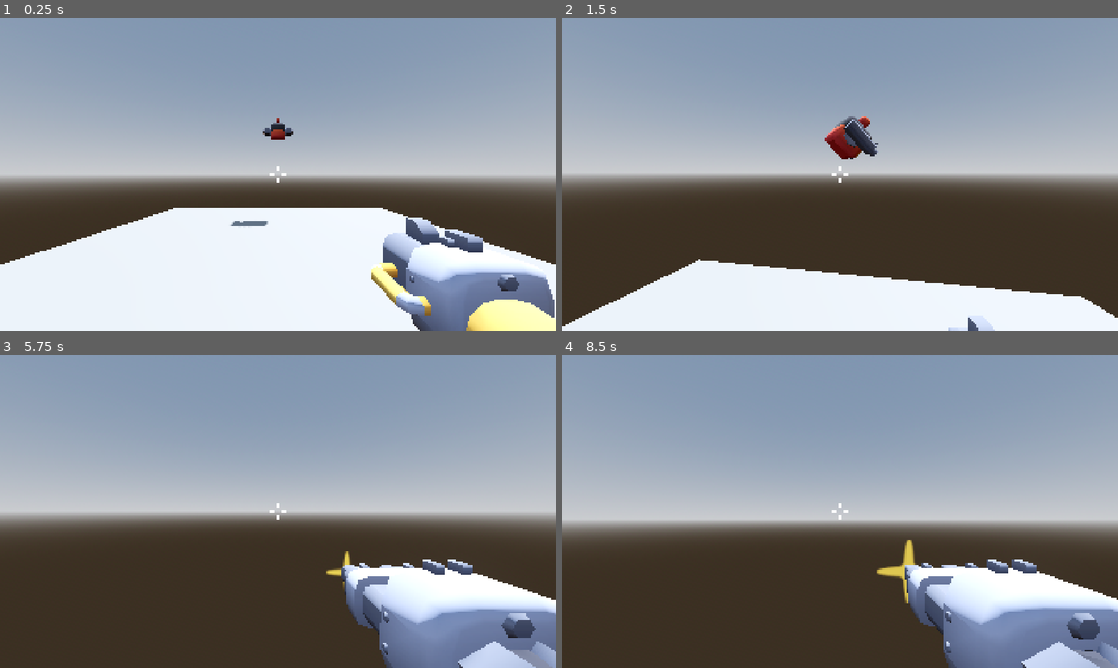
Above: before the commit, frames 1-4 (two rows, left to right).
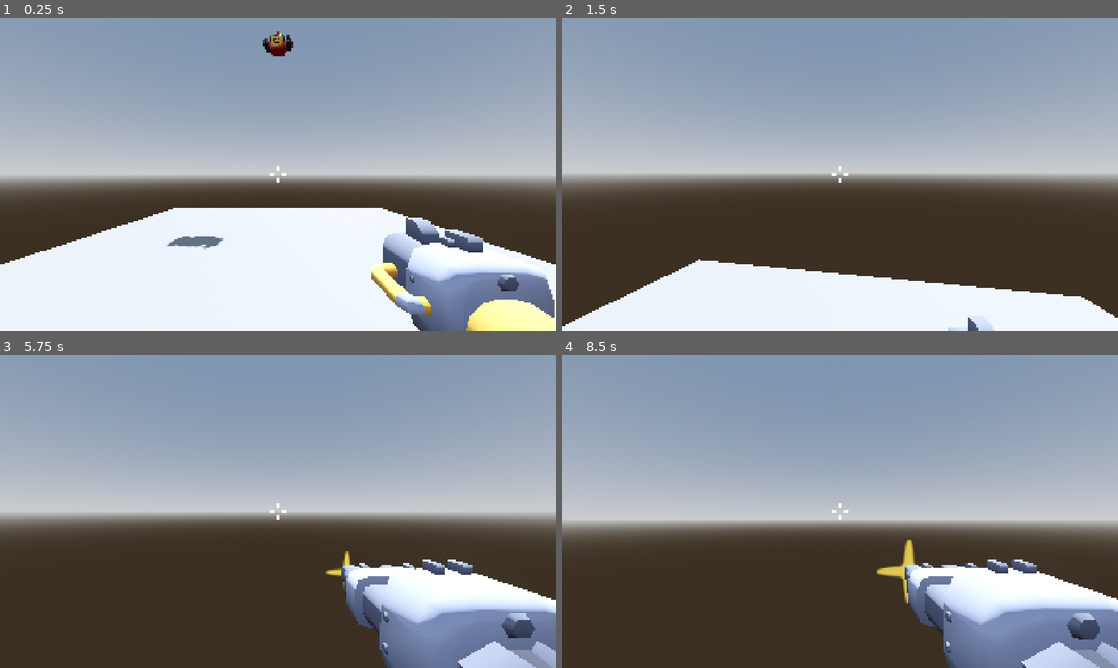
Above: after the commit, the same moments.

Repository: Stone-keep/3d_first_person_shooter
Game: Godot game, scene res://scenes/game.tscn
Same seed, same stepped clock (60 frames per second), same inputs: the game is played once before the commit and once after it.
Inputs (mouse positions are in pixels of both pictures, inside the frame that each line leads up to):
- Up to frame 1 (0.25 s): no input
- Up to frame 2 (1.5 s): move the mouse to (867, 174) at 0.52 s; press the mouse at (867, 174) at 0.53 s; hold W (forward) from 0.53 s (still down); tap Space (jump) at 0.77 s; move the mouse to (812, 174) at 1.27 s; release the mouse at (812, 174) at 1.28 s; tap E (toggle_weapon) at 1.35 s
- Up to frame 3 (5.75 s): keep holding W (forward); tap Space (jump) at 1.52, 3.02, 3.77, 4.52 s; move the mouse to (289, 505) at 2.02 s; press the mouse at (289, 505) at 2.03 s; move the mouse to (272, 517) at 2.77 s; release the mouse at (272, 517) at 2.78 s; tap E (toggle_weapon) at 2.85, 4.35 s; move the mouse to (316, 514) at 3.52 s; press the mouse at (316, 514) at 3.53 s; tap Enter at 4.25 s; move the mouse to (233, 508) at 4.27 s; release the mouse at (233, 508) at 4.28 s; move the mouse to (283, 511) at 5.02 s; press the mouse at (283, 511) at 5.03 s
- Up to frame 4 (8.5 s): move the mouse to (817, 505) at 5.77 s; release W (forward) at 5.78 s; release the mouse at (817, 505) at 5.78 s; hold D (right) 5.78-6.53 s; tap E (toggle_weapon) at 5.85, 7.35 s; tap Space (jump) at 6.02, 6.77, 7.25, 7.52 s; move the mouse to (867, 511) at 6.52 s; press the mouse at (867, 511) at 6.53 s; hold W (forward) from 6.53 s (still down); move the mouse to (812, 511) at 7.27 s; release the mouse at (812, 511) at 7.28 s; move the mouse to (851, 505) at 8.02 s; press the mouse at (851, 505) at 8.03 s

The runs differ from the first frame. In frame 1, 0.9% of the frame differs, in the area x 30-77%, y 4-91%; in frame 2, 0.9%; in frame 3, less than 0.1%; in frame 4, 0.2%.

Commit message:
Add enemy health, flash on taking damage + dying animation

Diff:
--- a/project.godot
+++ b/project.godot
@@ -61,6 +61,8 @@
 toggle_weapon={
 "deadzone": 0.2,
 "events": [Object(InputEventKey,"resource_local_to_scene":false,"resource_name":"","device":-1,"window_id":0,"alt_press …(192 unchanged characters)…
+, Object(InputEventMouseButton,"resource_local_to_scene":false,"resource_name":"","device":-1,"window_id":0,"alt_pressed":false,"shift_pressed":false,"ctrl_pressed":false,"meta_pressed":false,"button_mask":0,"position":Vector2(0, 0),"global_position":Vector2(0, 0),"factor":1.0,"button_index":4,"canceled":false,"pressed":false,"double_click":false,"script":null)
+, Object(InputEventMouseButton,"resource_local_to_scene":false,"resource_name":"","device":-1,"window_id":0,"alt_pressed":false,"shift_pressed":false,"ctrl_pressed":false,"meta_pressed":false,"button_mask":0,"position":Vector2(0, 0),"global_position":Vector2(0, 0),"factor":1.0,"button_index":5,"canceled":false,"pressed":false,"double_click":false,"script":null)
 ]
 }
 exit={
--- a/scenes/blaster.tscn
+++ b/scenes/blaster.tscn
@@ -15,7 +15,12 @@
 [node name="blaster" parent="WeaponMesh" parent_id_path=PackedInt32Array(761438346) index="0" unique_id=1826484222 instance=ExtResource("2_5vvm8")]
 transform = Transform3D(-0.7, 0, -1.0569706e-07, 0, 0.7, 0, 1.0569706e-07, 0, -0.7, 0, 0, 0)
 
+[node name="blaster2" parent="WeaponMesh/blaster" index="0" unique_id=1503261968]
+cast_shadow = 0
+
 [node name="MainBarrel" type="Sprite3D" parent="MuzzleFlash" parent_id_path=PackedInt32Array(617317940) index="0" unique_id=2104085594]
 transform = Transform3D(0.5, 0, 0, 0, 0.5, 0, 0, 0, 0.5, 0, 0.31399122, -0.6393251)
 modulate = Color(1.4369954, 0.84969777, 0.30965626, 0.69900006)
 texture = ExtResource("3_2f31d")
+
+[editable path="WeaponMesh/blaster"]
--- a/scenes/dual_shooter.tscn
+++ b/scenes/dual_shooter.tscn
@@ -9,7 +9,6 @@
 damage = 2
 cooldown = 0.3
 continuous_shooting = true
-number_of_barrels = 2
 min_flash_size = 0.3
 max_flash_size = 0.45
 recoil_distance = Vector3(0, 0.03, 0.03)
@@ -18,6 +17,12 @@
 [node name="blaster-repeater" parent="WeaponMesh" parent_id_path=PackedInt32Array(761438346) index="0" unique_id=1260464293 instance=ExtResource("2_7wsxr")]
 transform = Transform3D(-0.7, 0, -6.119594e-08, 0, 0.7, 0, 6.119594e-08, 0, -0.7, 0, 0, 0)
 
+[node name="blaster-repeater2" parent="WeaponMesh/blaster-repeater" index="0" unique_id=20342599]
+cast_shadow = 0
+
+[node name="Group" parent="WeaponMesh/blaster-repeater/blaster-repeater2" index="0" unique_id=1037352341]
+cast_shadow = 0
+
 [node name="LeftBarrel" type="Sprite3D" parent="MuzzleFlash" parent_id_path=PackedInt32Array(617317940) index="0" unique_id=1537657992]
 transform = Transform3D(0.4, 0, 0, 0, 0.4, 0, 0, 0, 0.4, 0.128, 0.312, -0.84)
 texture = ExtResource("3_1krk6")
@@ -25,3 +30,5 @@
 [node name="RightBarrel" type="Sprite3D" parent="MuzzleFlash" parent_id_path=PackedInt32Array(617317940) index="1" unique_id=1883629090]
 transform = Transform3D(0.4, 0, 0, 0, 0.4, 0, 0, 0, 0.4, -0.155, 0.312, -0.84)
 texture = ExtResource("3_1krk6")
+
+[editable path="WeaponMesh/blaster-repeater"]
--- a/scenes/enemy.gd
+++ b/scenes/enemy.gd
@@ -4,32 +4,46 @@
 @export var max_flash_size: float
 @export var number_of_barrels := 1
 @export var damage := 1
+@export var health := 20
 @export var rotation_speed := 10.0
 
 @onready var muzzleflash: Node3D = $Model/MuzzleFlash
 @onready var shoot_timer: Timer = $ShootTimer
 @onready var shoot_shape: ShapeCast3D = $ShootZone
+@onready var model: Node3D = $Model
+
+var enemy_name: String
+var enemy_names := ["Robo", "Robo #2", "Robo #3"]
 
 var player: CharacterBody3D
 
 var current_barrel := 0
+var is_dying := false
 
 func _ready() -> void:
 	for sprite in muzzleflash.get_children():
 		sprite.scale = Vector3.ZERO
 		sprite.modulate = Color(0.99, 0.0, 0.05, randf_range(0.6, 0.8))
+	enemy_name = enemy_names.pick_random()
 
 func _physics_process(delta: float) -> void:
-	if player:
-		var target_dir = (player.enemy_target.global_position - global_position).normalized()
-		var current_dir = -global_transform.basis.z
-		var new_dir = current_dir.slerp(target_dir, rotation_speed * delta).normalized()
-		look_at(global_transform.origin + new_dir, Vector3.UP)
-		rotation.z = 0.0
-		rotation.x = clamp(rotation.x, deg_to_rad(-45), deg_to_rad(45))
+	if not player or is_dying:
+		return
+	var target_dir = (player.enemy_target.global_position - global_position).normalized()
+	var current_dir = -global_transform.basis.z
+	var new_dir = current_dir.slerp(target_dir, rotation_speed * delta).normalized()
+	look_at(global_transform.origin + new_dir, Vector3.UP)
+	rotation.z = 0.0
+	rotation.x = clamp(rotation.x, deg_to_rad(-45), deg_to_rad(45))
 
 func get_hit(hit_damage: int):
-	print("Enemy hit for: " + str(hit_damage))
+	if is_dying:
+		return
+	flash()
+	health -= hit_damage
+	print(health)
+	if health <= 0:
+		die()
 
 func shoot():
 	muzzle_flash()
@@ -49,6 +63,31 @@
 	tween.tween_property(barrel_flash, "scale", Vector3.ZERO, 0.2)
 	current_barrel = posmod(current_barrel + 1, number_of_barrels)
 
+func flash():
+	var tween = create_tween()
+	tween.set_parallel(true)
+	for mesh in model.get_children():
+		if mesh is MeshInstance3D:
+			tween.tween_property(mesh.material_overlay, "shader_parameter/Progress", 1.0, 0.1)
+	tween.set_parallel(false)
+	tween.tween_interval(0.1)
+	tween.set_parallel(true)
+	for mesh in model.get_children():
+		if mesh is MeshInstance3D:
+			tween.tween_property(mesh.material_overlay, "shader_parameter/Progress", 0.0, 0.1)
+
+
+func die():
+	player = null
+	is_dying = true
+	var tween = create_tween()
+	tween.set_parallel(true)
+	tween.tween_property(self, "position", position + Vector3(0, -6, 0), 3.0)
+	tween.tween_property(self, "rotation", rotation + Vector3(randf_range(TAU, 2 * TAU), randf_range(TAU, 2 * TAU), randf_range(TAU, 2 * TAU)), 3.0)
+	tween.tween_property(self, "scale", Vector3(0.01, 0.01, 0.01), 1.0).set_delay(2.0)
+	tween.chain()
+	tween.tween_callback(queue_free)
+
 func _on_detection_range_body_entered(body: CharacterBody3D) -> void:
 	if body.is_in_group("player"):
 		player = body
--- a/scenes/enemy.tscn
+++ b/scenes/enemy.tscn
@@ -2,7 +2,15 @@
 
 [ext_resource type="Script" uid="uid://cccqoultfmbad" path="res://scenes/enemy.gd" id="1_md0e3"]
 [ext_resource type="Texture2D" uid="uid://b5hxnjwvrxuji" path="res://models/Textures/colormap.png" id="2_4ra3w"]
+[ext_resource type="Shader" uid="uid://d3r7piefmdwd3" path="res://shaders/flash.tres" id="2_5uy6h"]
 [ext_resource type="Texture2D" uid="uid://csut3ovk0uh0b" path="res://sprites/nozzle_burst.png" id="3_4ra3w"]
+
+[sub_resource type="ShaderMaterial" id="ShaderMaterial_4ra3w"]
+resource_local_to_scene = true
+render_priority = 0
+shader = ExtResource("2_5uy6h")
+shader_parameter/ColorParameter = Color(1, 1, 1, 1)
+shader_parameter/Progress = 0.0
 
 [sub_resource type="StandardMaterial3D" id="StandardMaterial3D_7el7r"]
 resource_name = "colormap"
@@ -44,6 +52,13 @@
 blend_shape_mode = 0
 shadow_mesh = SubResource("ArrayMesh_n2siq")
 
+[sub_resource type="ShaderMaterial" id="ShaderMaterial_5uy6h"]
+resource_local_to_scene = true
+render_priority = 0
+shader = ExtResource("2_5uy6h")
+shader_parameter/ColorParameter = Color(1, 1, 1, 1)
+shader_parameter/Progress = 0.0
+
 [sub_resource type="ArrayMesh" id="ArrayMesh_pqxnc"]
 _surfaces = [{
 "aabb": AABB(-0.09999998, -0.050000004, -0.100000024, 0.2, 0.32500002, 0.2),
@@ -78,6 +93,13 @@
 blend_shape_mode = 0
 shadow_mesh = SubResource("ArrayMesh_pqxnc")
 
+[sub_resource type="ShaderMaterial" id="ShaderMaterial_c4w8v"]
+resource_local_to_scene = true
+render_priority = 0
+shader = ExtResource("2_5uy6h")
+shader_parameter/ColorParameter = Color(1, 1, 1, 1)
+shader_parameter/Progress = 0.0
+
 [sub_resource type="ArrayMesh" id="ArrayMesh_d108p"]
 _surfaces = [{
 "aabb": AABB(1.8047785e-16, -0.2, -0.24142134, 0.29999998, 0.4, 0.7),
@@ -111,6 +133,13 @@
 }]
 blend_shape_mode = 0
 shadow_mesh = SubResource("ArrayMesh_d108p")
+
+[sub_resource type="ShaderMaterial" id="ShaderMaterial_xwavj"]
+resource_local_to_scene = true
+render_priority = 0
+shader = ExtResource("2_5uy6h")
+shader_parameter/ColorParameter = Color(1, 1, 1, 1)
+shader_parameter/Progress = 0.0
 
 [sub_resource type="ArrayMesh" id="ArrayMesh_28etn"]
 _surfaces = [{
@@ -170,21 +199,25 @@
 
 [node name="torso" type="MeshInstance3D" parent="Model" unique_id=945695145]
 transform = Transform3D(1, 0, 0, 0, 1, 0, 0, 0, 1, -1.8047786e-15, 0, -0.02375)
+material_overlay = SubResource("ShaderMaterial_4ra3w")
 mesh = SubResource("ArrayMesh_1725w")
 skeleton = NodePath("")
 
 [node name="antenna" type="MeshInstance3D" parent="Model" unique_id=1307321745]
 transform = Transform3D(1, 0, 0, 0, 1, 0, 0, 0, 1, -1.8047786e-15, 0.6, -0.02375)
+material_overlay = SubResource("ShaderMaterial_5uy6h")
 mesh = SubResource("ArrayMesh_vdab5")
 skeleton = NodePath("")
 
 [node name="blaster-left" type="MeshInstance3D" parent="Model" unique_id=1828847864]
 transform = Transform3D(1, 0, 0, 0, 1, 0, 0, 0, 1, 0.3, 0.3, -0.02375)
+material_overlay = SubResource("ShaderMaterial_c4w8v")
 mesh = SubResource("ArrayMesh_v60e1")
 skeleton = NodePath("")
 
 [node name="blaster-right" type="MeshInstance3D" parent="Model" unique_id=922155535]
 transform = Transform3D(1, 0, 0, 0, 1, 0, 0, 0, 1, -0.3, 0.3, -0.02375)
+material_overlay = SubResource("ShaderMaterial_xwavj")
 mesh = SubResource("ArrayMesh_gj1n2")
 skeleton = NodePath("")
 
--- a/scenes/game.tscn
+++ b/scenes/game.tscn
@@ -72,4 +72,4 @@
 transform = Transform3D(1, 0, 0, 0, 1, 0, 0, 0, 1, 0, 0.7786157, 0)
 
 [node name="Enemy" parent="Characters" unique_id=14247012 instance=ExtResource("2_yqjtg")]
-transform = Transform3D(1, 0, 0, 0, 1, 0, 0, 0, 1, 0, 3.8866334, -8.421326)
+transform = Transform3D(-0.98921615, 0, 0.14646289, 0, 1, 0, -0.14646289, 0, -0.98921615, 0, 7.467062, -8.421326)
--- /dev/null
+++ b/shaders/flash.tres
@@ -0,0 +1,18 @@
+[gd_resource type="VisualShader" format=3 uid="uid://d3r7piefmdwd3"]
+
+[sub_resource type="VisualShaderNodeColorParameter" id="VisualShaderNodeColorParameter_knj3b"]
+parameter_name = "ColorParameter"
+default_value_enabled = true
+
+[sub_resource type="VisualShaderNodeFloatParameter" id="VisualShaderNodeFloatParameter_knj3b"]
+parameter_name = "Progress"
+hint = 1
+default_value_enabled = true
+
+[resource]
+nodes/vertex/0/position = Vector2(400, 140)
+nodes/fragment/2/node = SubResource("VisualShaderNodeColorParameter_knj3b")
+nodes/fragment/2/position = Vector2(0, 20)
+nodes/fragment/3/node = SubResource("VisualShaderNodeFloatParameter_knj3b")
+nodes/fragment/3/position = Vector2(20, 280)
+nodes/fragment/connections = PackedInt32Array(2, 0, 0, 0, 3, 0, 0, 1)
